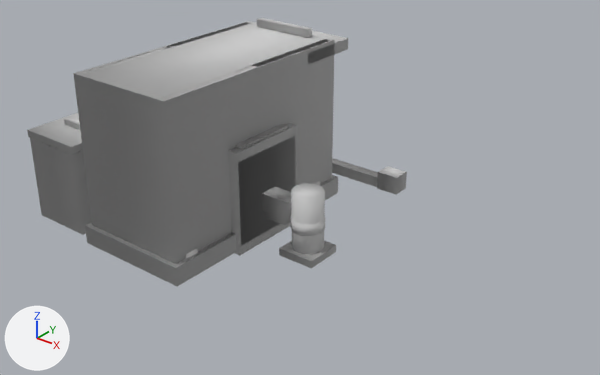
One commit to the FBX model game/Airside/Assets/Airside/Art/Models/Props/mdl_service_equipment_kit_authored_v01.fbx: the scene before it, then after it.
The view is the same before and after, from a 50 mm camera at (0.056, -0.0563, 0.0419) aimed at (0.011, 0.0, 0.007). Every picture has the same lights, and +X, +Y and +Z are marked at lower left. The first picture is the older version. Where no turn or scale is listed for an object, it has been applied to the vertices.

The first picture shows 'bin', 'bin_lid', 'cone', 'cone_base', 'gpu', 'gpu_body', 'gpu_cable', 'stairs', 'stairs_base', 'stairs_handle', 'towbar', 'towbar_head' and 8 more.
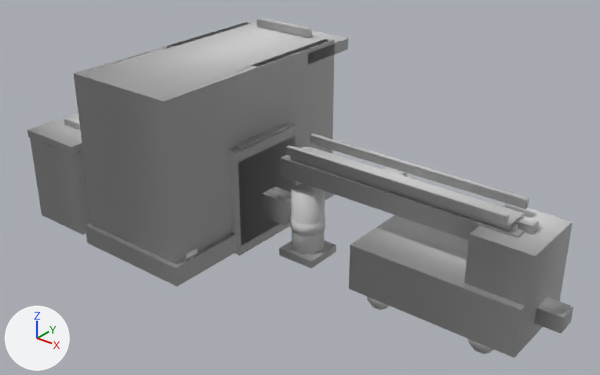
Pixel boxes [x1, y1, x2, y2] of what changed, in the pictures (600 x 375 px):
'belt_loader_chassis', added: after [349, 215, 563, 358]
'belt_loader_cab', added: after [464, 204, 572, 318]
'belt_loader_boom', added: after [280, 147, 537, 240]
'belt_loader_rail_l', added: after [286, 145, 509, 226]
'belt_loader_rail_r', added: after [310, 134, 529, 209]
'belt_loader_belt', added: after [291, 147, 524, 231]
'belt_loader_hitch', added: after [534, 297, 574, 334]
'belt_loader_light', added: after [517, 216, 539, 235]
'belt_loader_wheel_fl', added: after [468, 339, 493, 354]
'belt_loader_wheel_rl', added: after [367, 297, 389, 310]

Edits to the bpy script that builds the scene:
```text
Add me_mesh_048:
    me_mesh_048.from_pydata([(0.02, 0.0043, 0.0012), (0.036, 0.0043, 0.0012), (0.036, 0.0043, 0.0057), (0.02, 0.0043, 0.0057), (0.02, -0.0042, 0.0013), (0.02, -0.0042, 0.0058), (0.036, -0.0042, 0.0058), (0.036, -0.0042, 0.0013)], [], [(0, 1, 2), (0, 2, 3), (4, 5, 6), (4, 6, 7), (0, 4, 7), (0, 7, 1), (3, 5, 6), (3, 6, 2), (0, 3, 5), (0, 5, 4), (1, 7, 6), (1, 6, 2)])
    me_mesh_048.polygons.foreach_set('use_smooth', [True] * 12)
    me_mesh_048.materials.append(mat_defaultmaterial)  # light grey #cbcbcb
Add ob_belt_loader_rail_l:
    ob_belt_loader_rail_l = bpy.data.objects.new('belt_loader_rail_l', me_mesh_052)  # a box spanning x 0.011..0.033, y -0.002..-0.0015, z 0.0111..0.0119; in mat_defaultmaterial (light grey #cbcbcb)
    ob_belt_loader_rail_l.location = (0.0, 0.0, 0.0)
Add ob_belt_loader_light:
    ob_belt_loader_light = bpy.data.objects.new('belt_loader_light', me_mesh_059)  # a box spanning x 0.0334..0.0346, y -0.0006..0.0006, z 0.01..0.011; in mat_defaultmaterial (light grey #cbcbcb)
    ob_belt_loader_light.location = (0.0, 0.0, 0.0)
Add ob_belt_loader_chassis:
    ob_belt_loader_chassis = bpy.data.objects.new('belt_loader_chassis', me_mesh_048)
    ob_belt_loader_chassis.location = (0.0, 0.0, 0.0)
Add ob_belt_loader_boom:
    ob_belt_loader_boom = bpy.data.objects.new('belt_loader_boom', me_mesh_050)  # a box spanning x 0.01..0.034, y -0.0017..0.0018, z 0.0086..0.0104; in mat_defaultmaterial (light grey #cbcbcb)
    ob_belt_loader_boom.location = (0.0, 0.0, 0.0)
Add ob_belt_loader_hitch:
    ob_belt_loader_hitch = bpy.data.objects.new('belt_loader_hitch', me_mesh_058)  # a box spanning x 0.03575..0.03825, y -0.001..0.001, z 0.00275..0.00425; in mat_defaultmaterial (light grey #cbcbcb)
    ob_belt_loader_hitch.location = (0.0, 0.0, 0.0)
Add ob_belt_loader_belt:
    ob_belt_loader_belt = bpy.data.objects.new('belt_loader_belt', me_mesh_051)  # a box spanning x 0.011..0.033, y -0.0014..0.0014, z 0.0102..0.0108; in mat_defaultmaterial (light grey #cbcbcb)
    ob_belt_loader_belt.location = (0.0, 0.0, 0.0)
Add ob_belt_loader_cab:
    ob_belt_loader_cab = bpy.data.objects.new('belt_loader_cab', me_mesh_049)  # a box spanning x 0.03075..0.03625, y -0.0035..0.0035, z 0.00475..0.01025; in mat_defaultmaterial (light grey #cbcbcb)
    ob_belt_loader_cab.location = (0.0, 0.0, 0.0)
Add ob_belt_loader_wheel_fl:
    ob_belt_loader_wheel_fl = bpy.data.objects.new('belt_loader_wheel_fl', me_mesh_054)  # a 10-sided cylinder along y spanning x 0.0318..0.0342, y -0.0042..-0.0028, z 0.00036..0.00264; in mat_defaultmaterial (light grey #cbcbcb)
    ob_belt_loader_wheel_fl.location = (0.0, 0.0, 0.0)
Add ob_belt_loader_rail_r:
    ob_belt_loader_rail_r = bpy.data.objects.new('belt_loader_rail_r', me_mesh_053)  # a box spanning x 0.011..0.033, y 0.0016..0.0021, z 0.0111..0.0119; in mat_defaultmaterial (light grey #cbcbcb)
    ob_belt_loader_rail_r.location = (0.0, 0.0, 0.0)
Add ob_belt_loader_wheel_rl:
    ob_belt_loader_wheel_rl = bpy.data.objects.new('belt_loader_wheel_rl', me_mesh_056)  # a 10-sided cylinder along y spanning x 0.0218..0.0242, y -0.0042..-0.0028, z 0.00036..0.00264; in mat_defaultmaterial (light grey #cbcbcb)
    ob_belt_loader_wheel_rl.location = (0.0, 0.0, 0.0)
```
